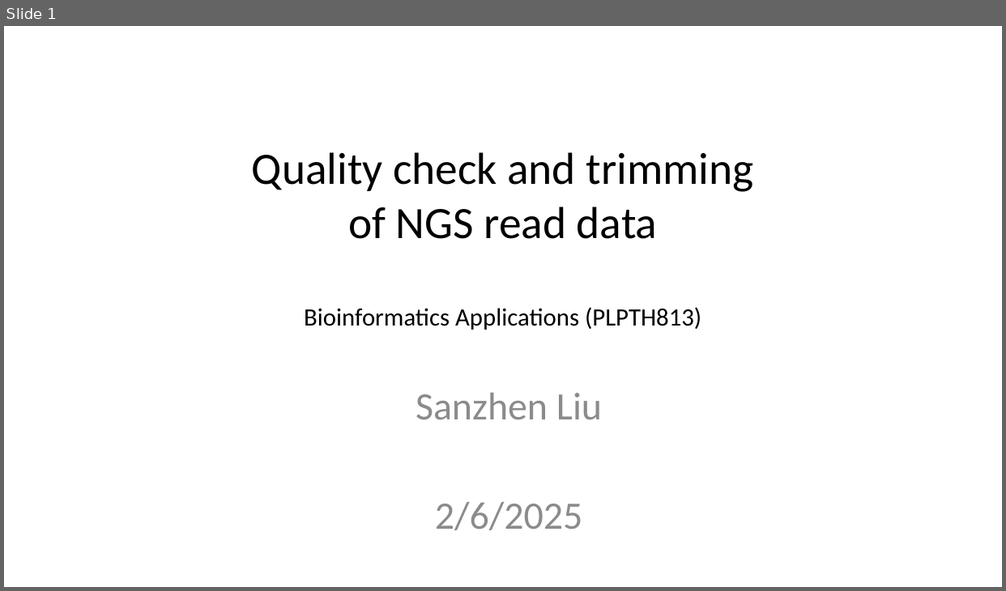
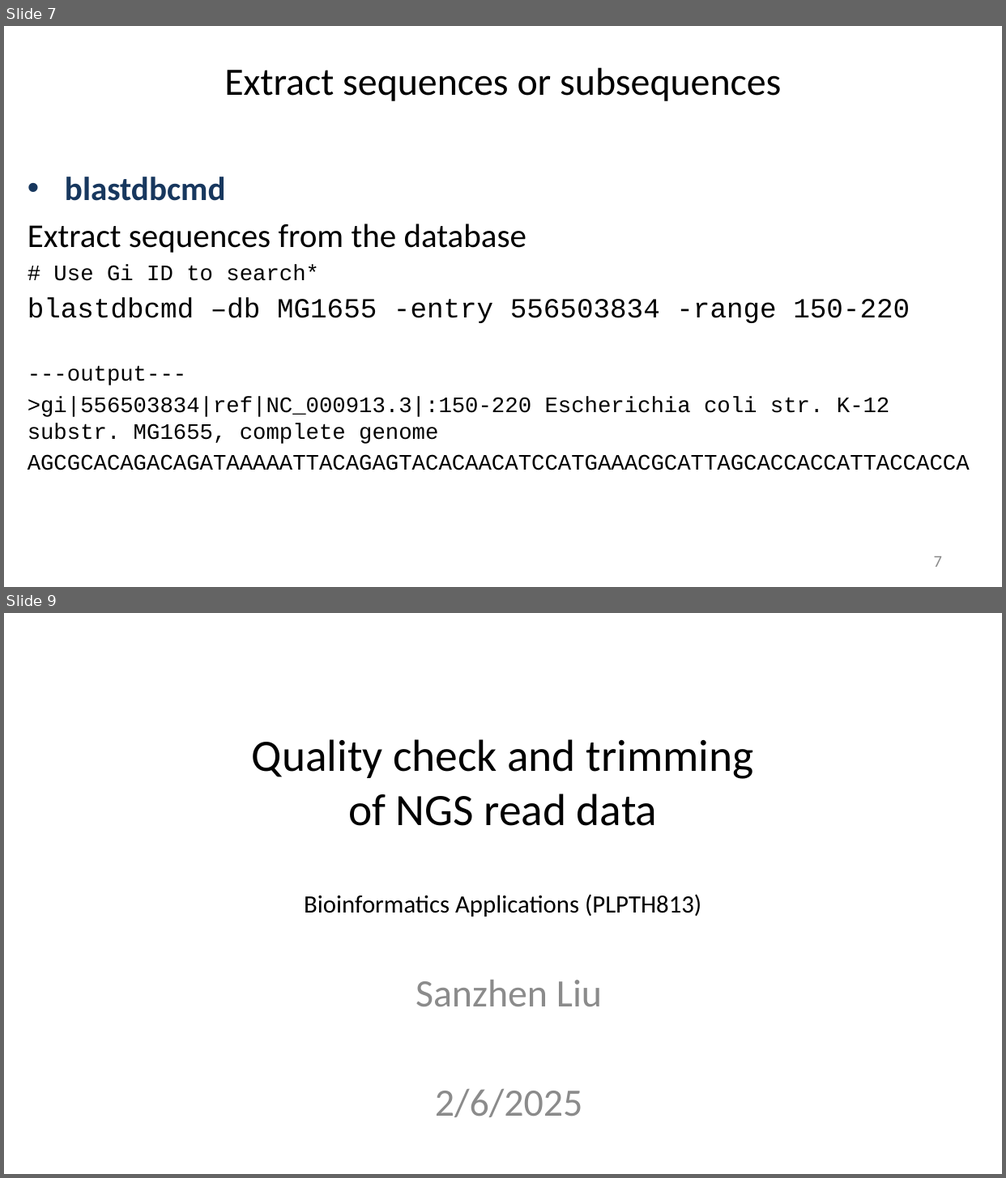
Before and after one commit to liu3zhenlab/teaching, a slide deck: PLPTH813Bioinformatis/2025/1_lecture/lecture05_NGS_data.pptx. Shown one above the other, each under a label of ours: slide 1 before the commit, slides 7 and 9 after it; the slides between them are not shown. The pictures are 1006x591 and 1006x1178 pixels, drawn with LibreOffice and Linux fonts; fonts in the diff are those of the drawing. Boxes give left, top, right and bottom in pixels: in the first picture for what was removed or moved away, otherwise in the second. Text is boxed around its words. In the diff, an @@ line names an element or a change of style, - is before the commit and + after.

```diff
--- a/PLPTH813Bioinformatis/2025/1_lecture/lecture05_NGS_data.pptx
+++ b/PLPTH813Bioinformatis/2025/1_lecture/lecture05_NGS_data.pptx
@@ slide 7 added at (x1=4, y1=26, x2=1002, y2=587), background #FFFFFF @@
@@ title added at (x1=224, y1=67, x2=781, y2=101), 28 pt, text #000000 @@
+Extract sequences or subsequences
@@ text added at (x1=27, y1=177, x2=910, y2=444), 16 pt, text #000000 @@
+• blastdbcmd
+Extract sequences from the database
+# Use Gi ID to search*
+blastdbcmd –db MG1655 -entry 556503834 -range 150-220
+---output---
+>gi|556503834|ref|NC_000913.3|:150-220 Escherichia coli str. K-12 substr. MG1655, complete genome
+AGCGCACAGACAGATAAAAATTACAGAGTACACAACATCCATGAAACGCATTAGCACCACCATTACCACCA
@@ page number added at (x1=934, y1=557, x2=942, y2=567), 12 pt, text #8C8C8C @@
+7
@@ what was slide 1 is now slide 9 @@
```
Also in this commit, not shown: 6 slides changed, 7 other slides added.
